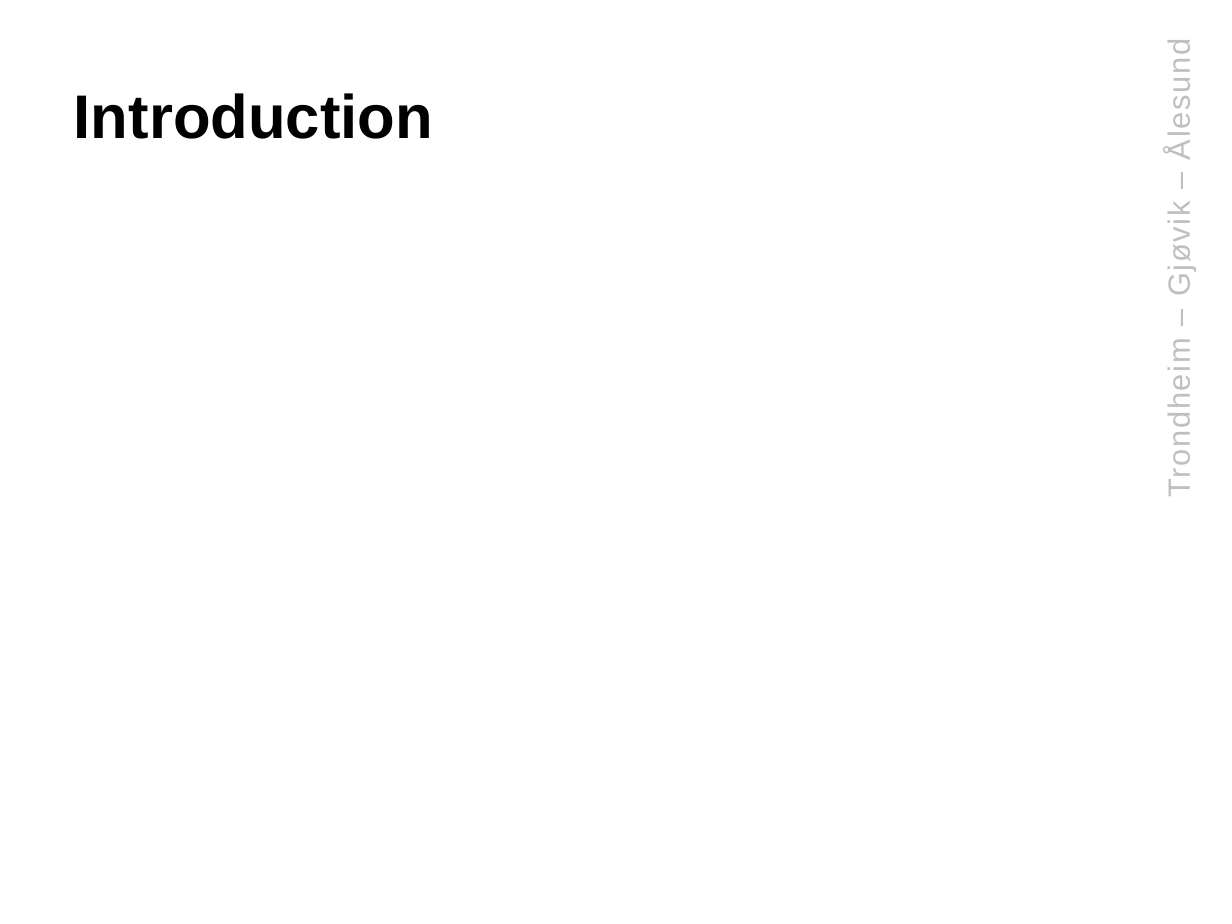
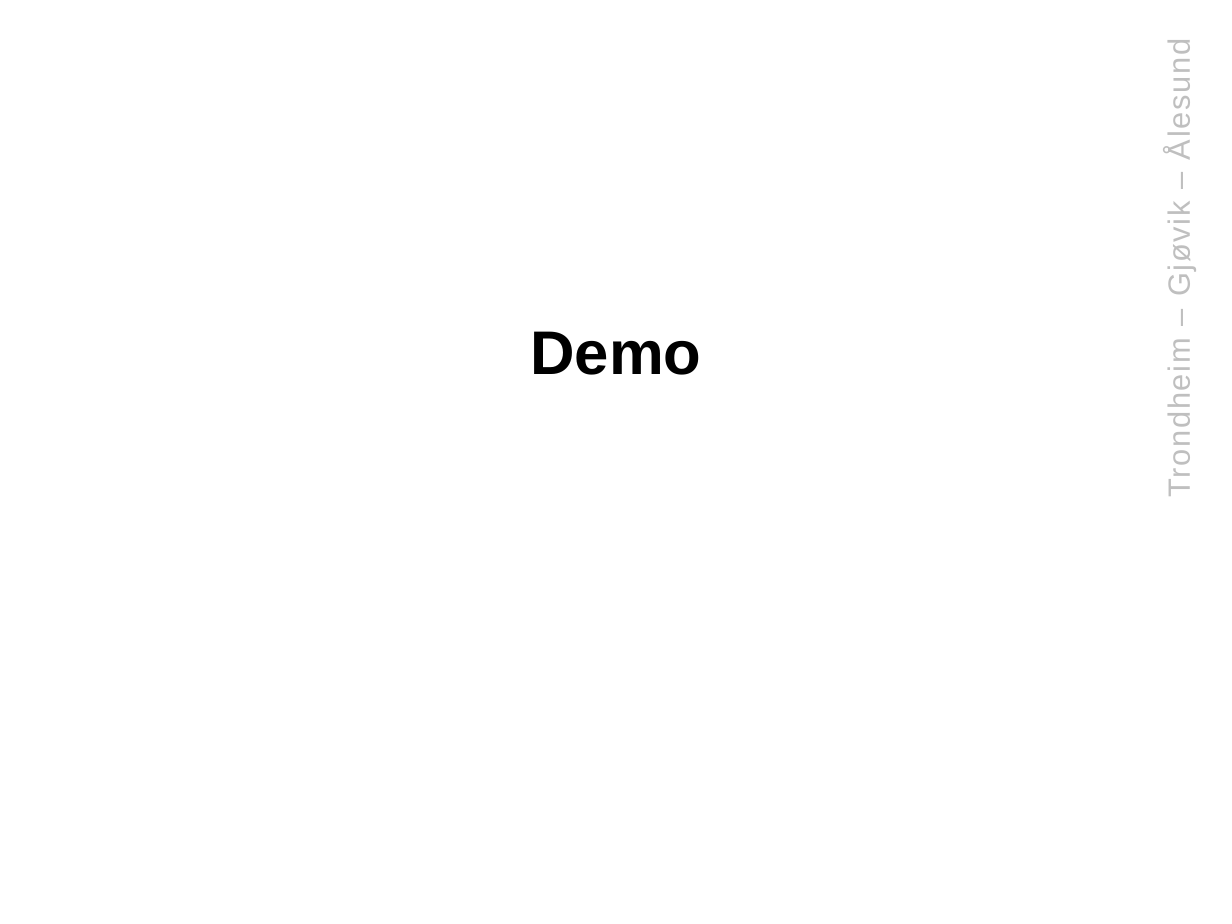
Before and after one commit to klAndersen/IMT4904_Msc_Presentation, a slide deck: slide 9 of IMT4904_Msc_Presentation.pptx (slide 3 before the commit). Drawn at 1232x924 pixels with LibreOffice and Linux fonts; fonts in the diff are those of the drawing; background and template pictures are left out. Boxes give left, top, right and bottom in pixels: in the first picture for what was removed or moved away, otherwise in the second. Text is boxed around its words. In the diff, an @@ line names an element or a change of style, - is before the commit and + after.

```diff
--- a/IMT4904_Msc_Presentation.pptx
+++ b/IMT4904_Msc_Presentation.pptx
@@ title removed at <box>74,93,433,139</box> @@
-Introduction
@@ title added at <box>530,331,701,375</box>, 36 pt, text #000000, bold @@
+Demo
```
Also in this commit, not shown: 6 other slides changed, 2 slides added, 1 other file.
